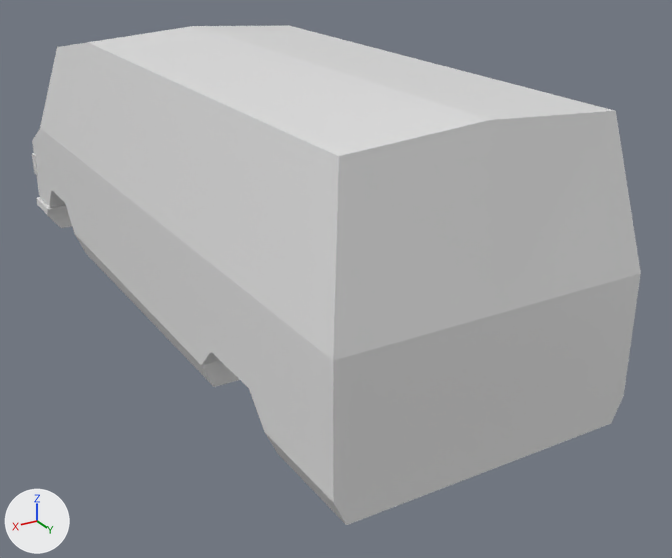
The Blender file bus.blend, before and after one commit.
Rendered twice from a 50 mm lens placed at (2.24, 4.45, 1.73), pointed at (-0.28, 0.26, -0.37). The lights are fixed; the arrows at lower left show +X, +Y and +Z.
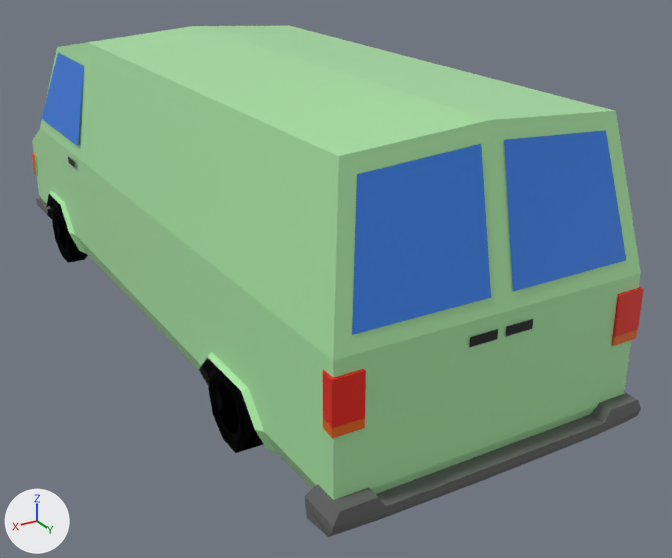
What changed in the scene script:
```text
Add mat_black:
    mat_black = principled_material('Black')
    mat_black.base_color = (0.0, 0.0, 0.0)  # black #000000
Add mat_bumper:
    mat_bumper = principled_material('Bumper')
    mat_bumper.base_color = (0.128, 0.128, 0.128)  # dark grey #646464
Add mat_kierunek:
    mat_kierunek = principled_material('Kierunek')
    mat_kierunek.base_color = (0.8, 0.134, 0.0)  # orange #e76600
Add mat_body:
    mat_body = principled_material('Body')
    mat_body.base_color = (0.409, 0.8, 0.383)  # green #abe7a6
    mat_body.roughness = 0.4
Change me_cube:
    remove me_cube.from_pydata(...)  # 99 vertices, 78 faces; spans x 0.0..0.79, y -2.28..1.95, z -0.6..0.9
    add me_cube.from_pydata(...)  # 195 vertices, 143 faces; spans x 0.0..0.81, y -2.28..2.02, z -0.62..0.9
    me_cube part 1: a new loose piece of 33 vertices spanning x 0.0..0.81, y 1.81..2.02, z -0.62..-0.43
    me_cube part 2
    12 faces are deleted
    4 vertices move from x 0.0..0.78, y -2.2..1.95, z -0.57..-0.08 to x 0.0..0.78, y -2.16..1.91, z -0.57..-0.08
    55 vertices are added at x 0.0..0.8, y -2.24..1.97, z -0.57..0.83
    8 new vertices lie (0.0, 0.0, 0.04) away from vertices in x 0.02..0.79, y -1.26..1.97, z -0.14..0.1
    20 new faces join them, mat_black (black #000000)
    18 new faces join them, mat_body (green #abe7a6)
    2 new faces join them, mat_window (blue #3680e7)
    5 new faces join them, mat_rearlights (red #e71800)
    5 new faces join them, mat_kierunek (orange #e76600)
    2 new faces join them, mat_window (blue #3680e7), smooth
    me_cube part 3: 39 faces spanning x 0.0..0.78, y -2.28..1.95, z -0.6..0.9 switch from mat_material (white #e7e7e7) to mat_body (green #abe7a6)
    me_cube part 4: 5 faces spanning x 0.67..0.78, y -2.26..-2.16, z -0.23..-0.08 switch from mat_material (white #e7e7e7) to mat_kierunek (orange #e76600)
    me_cube part 5: 8 faces spanning x 0.0..0.79, y -2.28..-1.96, z -0.6..-0.42 switch from mat_material (white #e7e7e7) to mat_bumper (dark grey #646464)
    me_cube part 6: 19 faces spanning x 0.0..0.79, y -2.05..1.38, z -0.6..-0.25 switch from mat_material (white #e7e7e7) to mat_black (black #000000)
    add me_cube.materials.append(mat_window)  # blue #3680e7
    add me_cube.materials.append(mat_rearlights)  # red #e71800
    add me_cube.materials.append(mat_headlights)  # white #ffffff
Add me_cube_001:
    me_cube_001.from_pydata([(0.644, 1.969, -0.097), (0.644, 1.969, 0.1), (0.785, 1.969, -0.097), (0.785, 1.969, 0.1)], [], [(0, 1, 3, 2)])
    me_cube_001.materials.append(mat_rearlights)  # red #e71800
Add ob_break:
    ob_break = bpy.data.objects.new('Break', me_cube_001)  # modifiers MIRROR
    ob_break.location = (-0.024, 0.0, 0.0)
Add ob_wheel1fr:
    ob_wheel1fr = bpy.data.objects.new('Wheel1fr', me_circle_001)  # 442 vertices, 488 faces; spans x -0.064..0.107, y -0.217..0.217, z -0.207..0.207; in mat_rubber (black #000000), mat_chrome (grey #b3b3b3)
    ob_wheel1fr.location = (0.663, -1.686, -0.501)
Add ob_wheel1rr:
    ob_wheel1rr = bpy.data.objects.new('Wheel1rr', me_circle_002)  # 442 vertices, 488 faces; spans x -0.064..0.107, y -0.217..0.217, z -0.207..0.207; in mat_rubber (black #000000), mat_chrome (grey #b3b3b3)
    ob_wheel1rr.location = (0.663, 1.006, -0.514)
```

Pixel boxes (x1, y1, x2, y2) of what changed, in the pictures (672 x 558 px):
'Cube', reshaped
    before: (32, 25, 641, 525)
    after: (32, 25, 644, 537)
'Wheel1rr', added (black)
    after: (208, 365, 263, 453)
'Break', added (red)
    after: (332, 289, 644, 428)
'Wheel1fr', added (black)
    after: (52, 201, 88, 263)
part 1 of me_cube, added
    after: (305, 392, 641, 537)
part 2 of me_cube, built on
    before: (34, 155, 623, 525)
    after: (35, 53, 644, 494)
part 3 of me_cube, recoloured (grey to green)
    both: (32, 25, 641, 500)
part 4 of me_cube, recoloured
    both: (32, 153, 36, 174)
part 5 of me_cube, recoloured
    both: (36, 197, 53, 214)
part 6 of me_cube, recoloured (grey to black)
    before: (47, 191, 240, 387)
    after: (47, 196, 215, 377)
